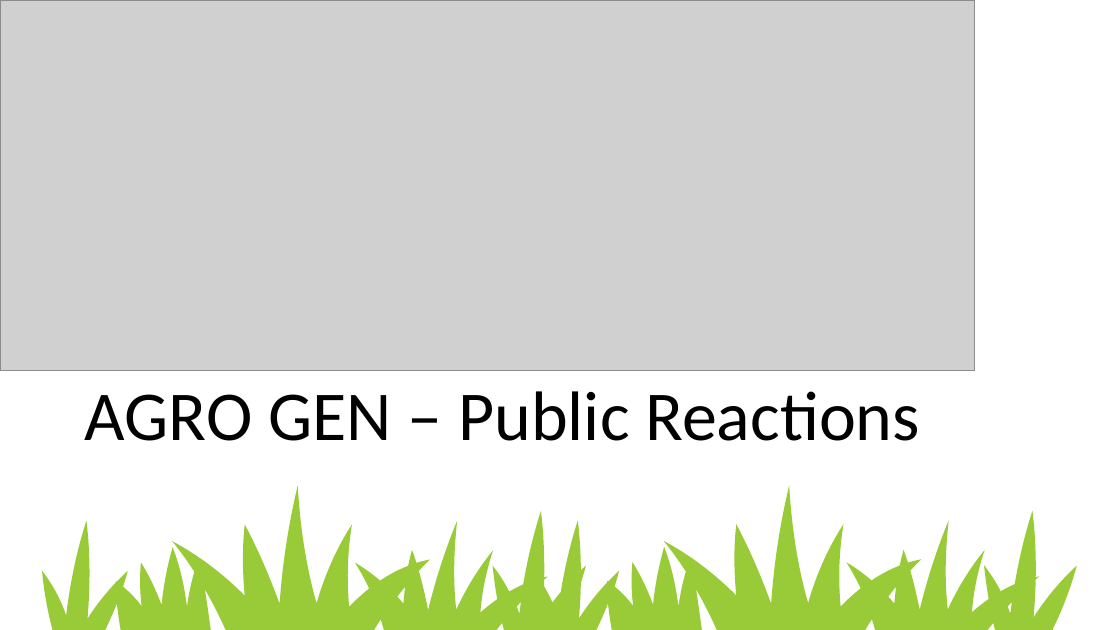
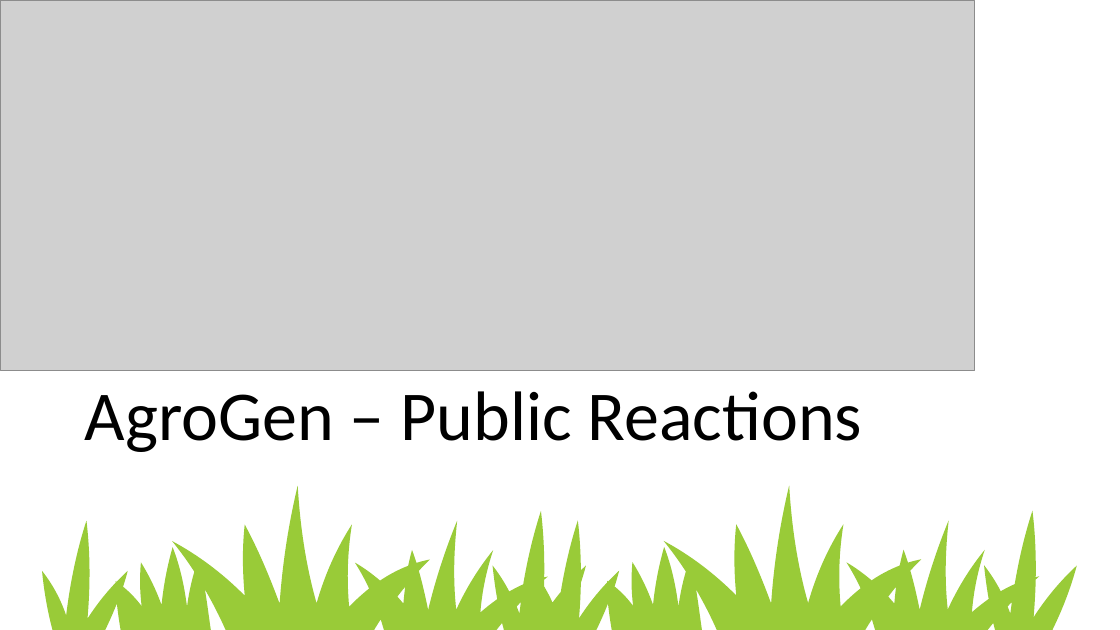
Before and after one commit to hackillinois-2022/project, a slide deck: slide 8 of AgroGen.pptx. Drawn at 1120x630 pixels with LibreOffice and Linux fonts; fonts in the diff are those of the drawing; grey boxes stand for pictures. Boxes give left, top, right and bottom in pixels: in the first picture for what was removed or moved away, otherwise in the second. Text is boxed around its words. In the diff, an @@ line names an element or a change of style, - is before the commit and + after.

```diff
--- a/AgroGen.pptx
+++ b/AgroGen.pptx
@@ title at <box>85,391,863,452</box>: text changed @@
-AGRO GEN – Public Reactions
+AgroGen – Public Reactions
```
Also in this commit, not shown: 5 other slides changed.
